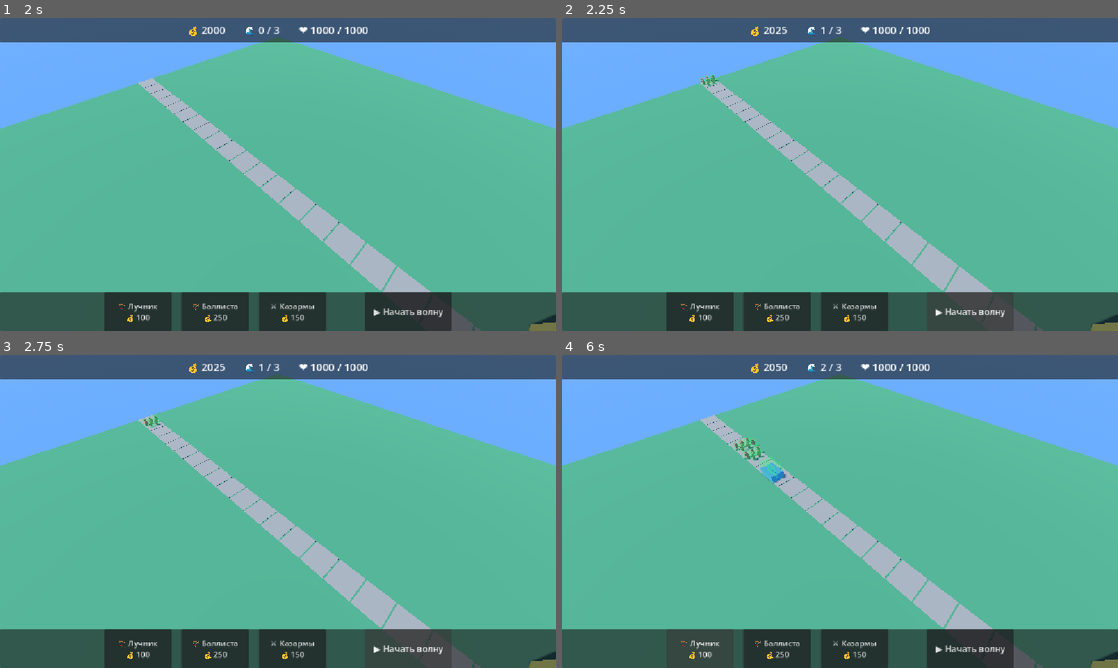
Above: before the commit, frames 1-4 (two rows, left to right).
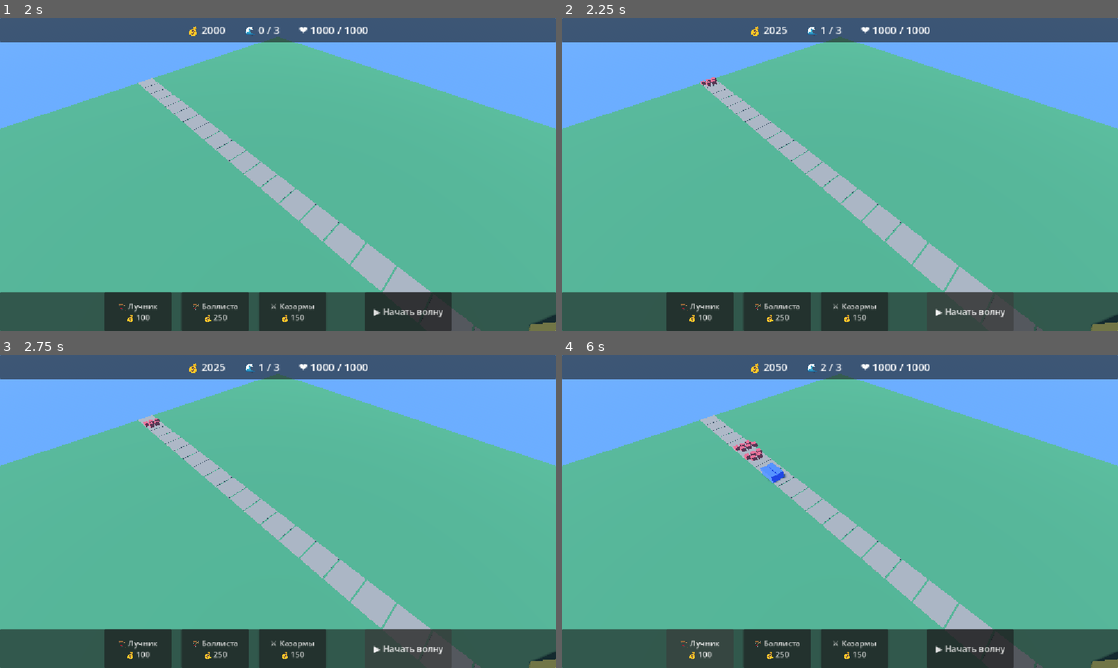
Above: after the commit, the same moments.

Repository: MAQHASKER/tower-defense
Game: Godot game, scene res://scenes/MainMenu.tscn
Two runs of this game, one before a commit and one after it. Both use one fixed random seed, a clock stepped at 60 frames per second and the inputs below.
Inputs:
- Up to frame 1 (2 s): click "▶ Начать игру" at 0.5 s; click "Этап 1 — Деревня" at 1.25 s
- Up to frame 2 (2.25 s): click "▶ Начать волну" at 2 s
- Up to frame 3 (2.75 s): no input
- Up to frame 4 (6 s): click "▶ Начать волну" at 2.75 s; click "🏹 Лучник 💰 100" at 3.5 s; click "🏹 Баллиста 💰 250" at 4.25 s; click "⚔️ Казармы 💰 150" at 5 s; click "🏹 Лучник 💰 100" at 5.75 s

Frame 1 is identical in both runs. In frame 2, less than 0.1% of the frame differs, in the area x 24-29%, y 18-22%; in frame 3, less than 0.1%; in frame 4, 0.5%, in the area x 30-40%, y 26-41%.

Commit message:
Возврат к кубам-заглушкам вместо моделей из Blender
- Constants.USE_MODELS = false — единый переключатель. Поставь true,
  чтобы вернуть модель башни лучника и гоблина
- Enemy.DEBUG_HITBOX = false — контур был нужен для подгонки моделей
- Куб башни лучника задан прямо в клетках, как и остальные заглушки.
  Раньше он шёл через подгонку под клетку, а она нужна только моделям
- Файлы моделей и пути к ним в balance.json остались на месте

Diff:
--- a/scripts/Constants.gd
+++ b/scripts/Constants.gd
@@ -4,6 +4,10 @@
 const CELL_SIZE := 3.0
 const MAP_WIDTH := 24
 const MAP_HEIGHT := 24
+
+# Модели из Blender. Пока выключены — вместо них рисуются кубы-заглушки.
+# Поставь true, чтобы вернуть модель башни лучника и гоблина.
+const USE_MODELS := false
 
 const COLOR_GROUND := Color(0.3, 0.5, 0.3)
 const COLOR_PATH   := Color(0.6, 0.5, 0.4)
--- a/scripts/buildings/Tower.gd
+++ b/scripts/buildings/Tower.gd
@@ -5,7 +5,9 @@
 # Размеры заданы в клетках, чтобы масштабироваться вместе с CELL_SIZE.
 const BALLISTA_SIZE_CELLS := Vector3(0.65, 2.0, 0.65)
 const PLACEHOLDER_SIZE_CELLS := Vector3(0.8, 0.8, 0.8)
-const ARCHER_FALLBACK_SIZE_CELLS := Vector3(0.4, 1.0, 0.4)
+const ARCHER_SIZE_CELLS := Vector3(0.6, 2.0, 0.6)
+# Модель башни из Blender — используется при Constants.USE_MODELS = true
+const ARCHER_MODEL_PATH := "res://assets/models/towers/archer_lvl1.glb"
 
 var tower_type: String = "archer"
 var damage: float = 10.0
@@ -52,13 +54,18 @@
 		color = Color(c[0], c[1], c[2])
 
 	if type == "archer":
-		var scene: PackedScene = load("res://assets/models/towers/archer_lvl1.glb")
-		if scene:
+		var scene: PackedScene = null
+		if Constants.USE_MODELS:
+			scene = load(ARCHER_MODEL_PATH) as PackedScene
+		if scene != null:
 			_mesh = scene.instantiate()
+			add_child(_mesh)
+			_fit_model_to_cell(_mesh)
 		else:
-			_mesh = _make_fallback_cube(ARCHER_FALLBACK_SIZE_CELLS * Constants.CELL_SIZE, color)
-		add_child(_mesh)
-		_fit_model_to_cell(_mesh)
+			# Куб-заглушка: размер уже задан в клетках, подгонка не нужна
+			_base_size = ARCHER_SIZE_CELLS * Constants.CELL_SIZE
+			_mesh = _make_fallback_cube(_base_size, color)
+			add_child(_mesh)
 	else:
 		var size_cells := BALLISTA_SIZE_CELLS if type == "ballista" else PLACEHOLDER_SIZE_CELLS
 		var box_size := size_cells * Constants.CELL_SIZE
--- a/scripts/units/Enemy.gd
+++ b/scripts/units/Enemy.gd
@@ -28,7 +28,7 @@
 
 # Отладочный контур хитбокса: показывает логический размер врага из
 # balance.json, под который подгоняется модель. Выключи перед релизом.
-const DEBUG_HITBOX := true
+const DEBUG_HITBOX := false
 
 # Раскладка врагов внутри одной клетки: X — поперёк пути, Z — вдоль
 var _slot_cols: int = 1
@@ -105,7 +105,7 @@
 # --- Визуал ---
 
 func _create_visual(model_path: String) -> Node3D:
-	if model_path != "":
+	if Constants.USE_MODELS and model_path != "":
 		var res: Resource = load(model_path)
 		var node: Node3D = null
 		if res is PackedScene:
Binary file added: docs/screenshots/cubes-rollback.png
